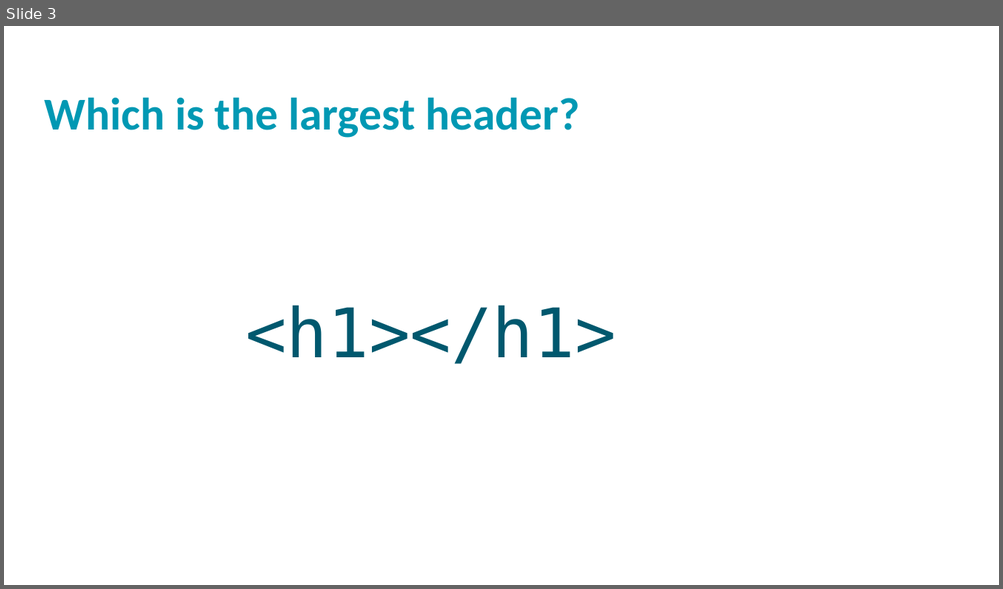
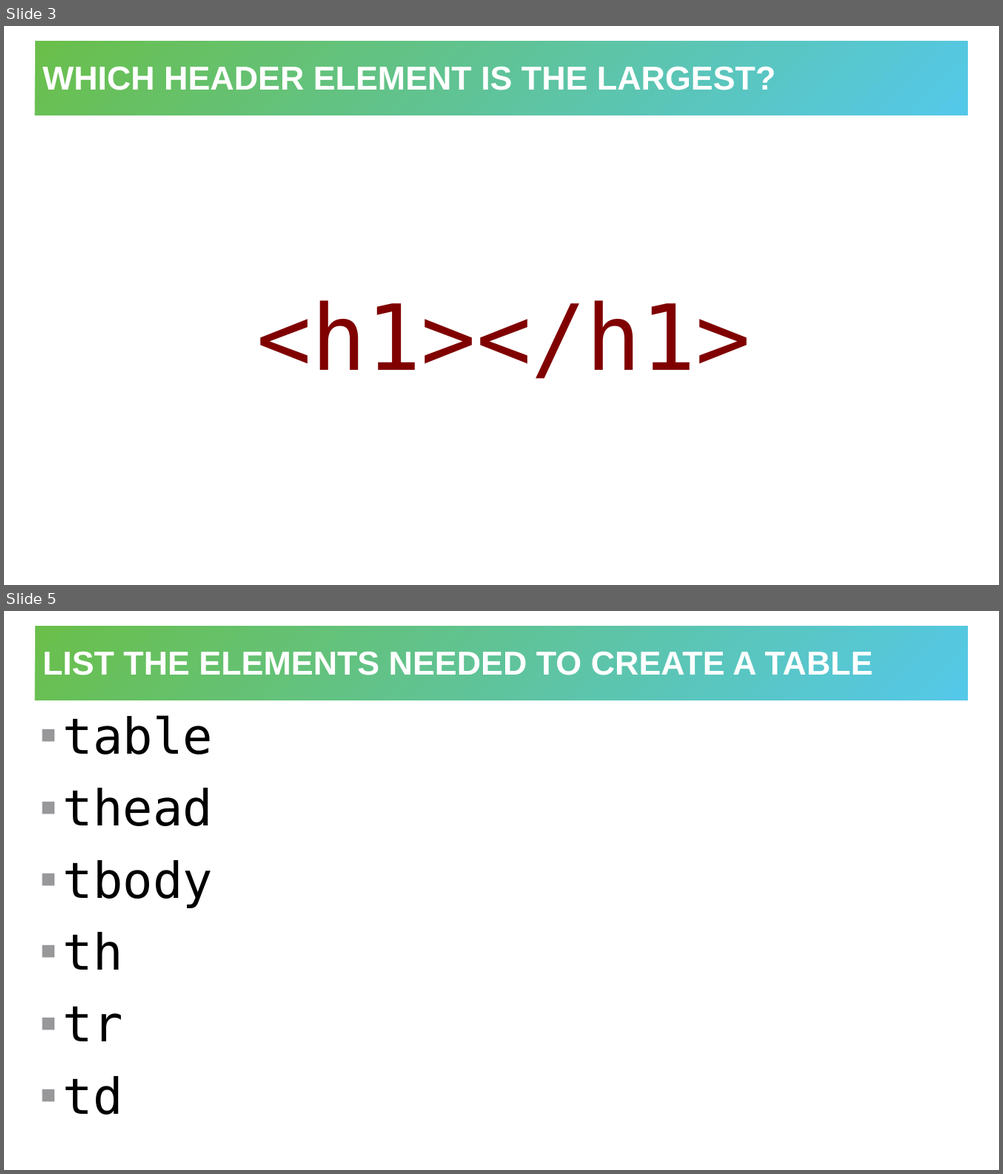
Before and after one commit to hytechclub/web-101, a slide deck: Week06/HtmlCssReviewActivity.pptx. Shown one above the other, each under a label of ours: slide 3 before the commit, slides 3 and 5 after it; the slides between them are not shown. The pictures are 1003x589 and 1003x1174 pixels, drawn with LibreOffice and Linux fonts; fonts in the diff are those of the drawing; background and template pictures are left out. Boxes give left, top, right and bottom in pixels: in the first picture for what was removed or moved away, otherwise in the second. Text is boxed around its words. In the diff, an @@ line names an element or a change of style, - is before the commit and + after.

```diff
--- a/Week06/HtmlCssReviewActivity.pptx
+++ b/Week06/HtmlCssReviewActivity.pptx
@@ slide 5 added at (4,611,999,1170), background #FFFFFF @@
@@ title added at (35,626,968,701), fill gradient #6ABF4B to #54C8E8, 32 pt, text #FFFFFF, bold @@
+LIST THE ELEMENTS NEEDED TO CREATE A TABLE
@@ text added at (63,715,213,1115), 48 pt, text #000000 @@
+▪ table
+▪ thead
+▪ tbody
+▪ th
+▪ tr
+▪ td
@@ slide 3 changed as well @@
@@ title "WHICH HEADER ELEMENT IS THE ...": place and size @@
-title "WHICH HEADER ELEMENT IS THE ..." at (45,97,580,138)
+title "WHICH HEADER ELEMENT IS THE ..." at (35,41,968,116)
@@ title "WHICH HEADER ELEMENT IS THE ..." at (35,41,968,116): vertical alignment top to middle; fill none to gradient #6ABF4B to #54C8E8 @@
@@ title at (42,66,775,90): text changed; size 44 to 32 pt; font Calibri to Arial; text colour #0098B2 to #FFFFFF @@
-Which is the largest header?
+WHICH HEADER ELEMENT IS THE LARGEST?
@@ text "<h1></h1>": place and size @@
-text "<h1></h1>" at (245,305,616,364)
+text "<h1></h1>" at (257,301,751,379)
@@ text "<h1></h1>" at (257,301,751,379): size 66 to 88 pt, text colour #00586E to #800000; indent changed; line spacing 0.9 to 1; more space between paragraphs; vertical alignment top to middle @@
```
Also in this commit, not shown: 11 other slides changed, 1 other slide added, 2 slides removed, 2 other files.
